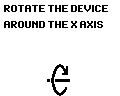
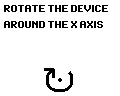
Revision of a layered 120px x 96px image; what changed, layer by layer:
removed layer "Pasted Layer" over (47, 78, 70, 83)
removed layer "Тип прицела" over (44, 64, 73, 96)
painted on "Background" over (44, 64, 73, 92)
